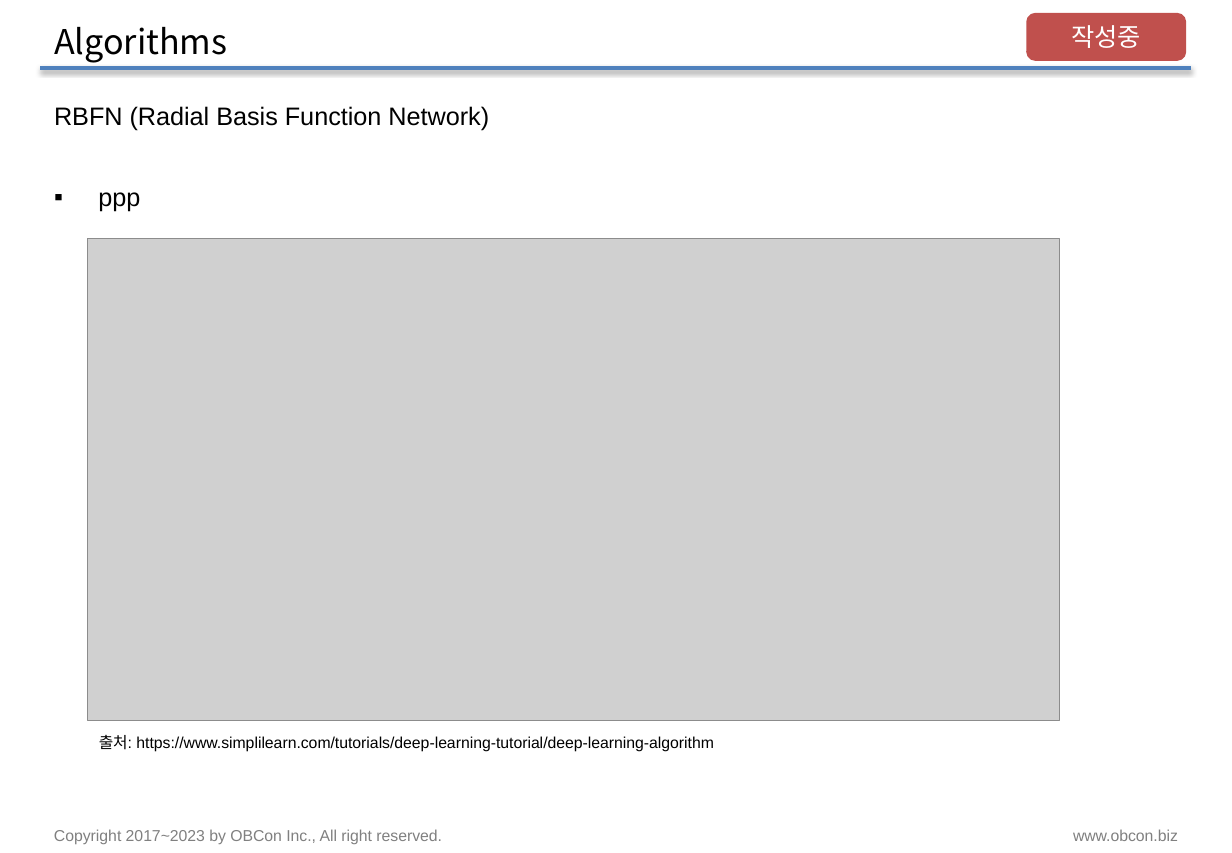
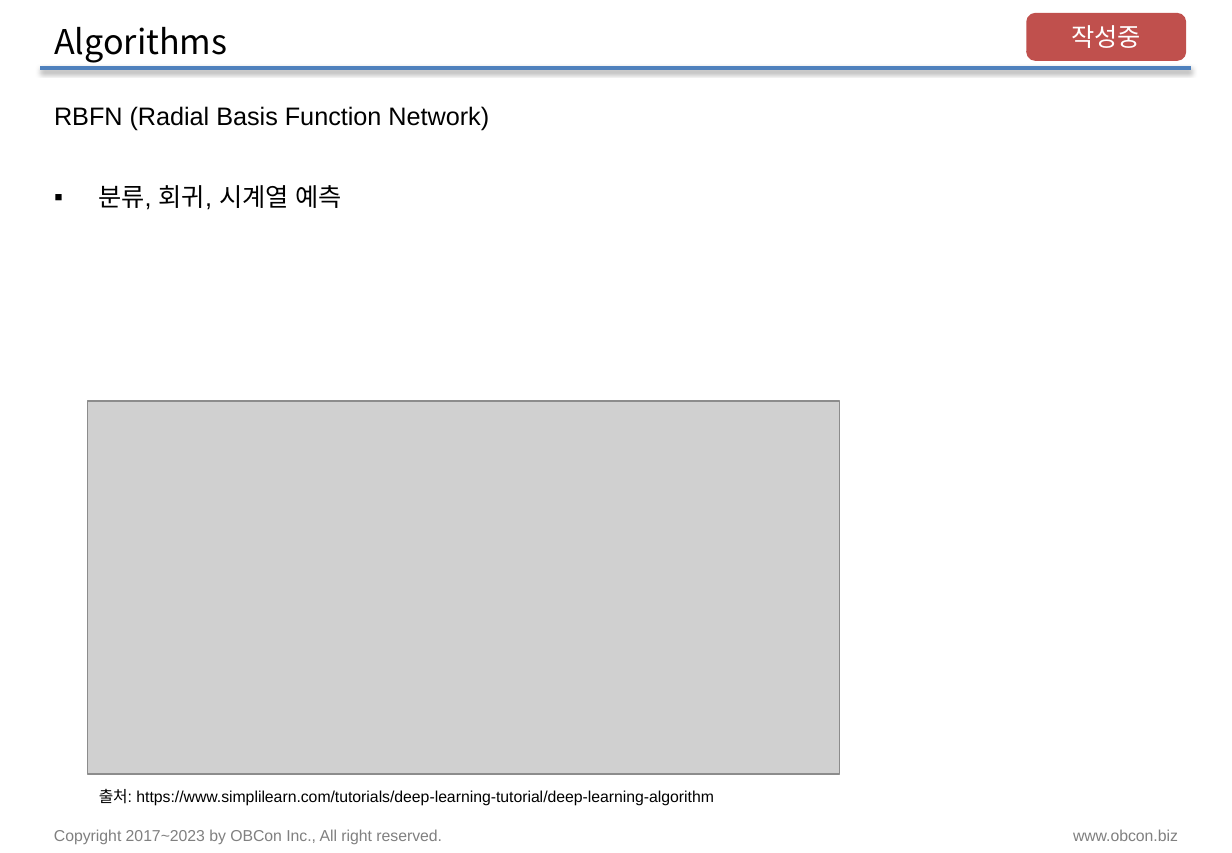
Before and after one commit to pnuskgh/EFriendExpert, a slide deck: slide 23 of laboratory/pnuskgh/docs/Deep_Learning.pptx. Drawn at 1232x853 pixels with LibreOffice and Linux fonts; fonts in the diff are those of the drawing; grey boxes stand for pictures. Boxes give left, top, right and bottom in pixels: in the first picture for what was removed or moved away, otherwise in the second. Text is boxed around its words. In the diff, an @@ line names an element or a change of style, - is before the commit and + after.

Commit message:
docs: update Deep Learning

```diff
--- a/laboratory/pnuskgh/docs/Deep_Learning.pptx
+++ b/laboratory/pnuskgh/docs/Deep_Learning.pptx
@@ text at bbox=[98, 185, 342, 210]: text changed @@
-▪ ppp
+▪ 분류, 회귀, 시계열 예측
@@ picture: place and size @@
-picture at bbox=[88, 239, 1059, 721]
+picture at bbox=[88, 402, 840, 775]
@@ text "출처: https://www.simplilearn.com/tutorials/deep-learning-tuto ...": place and size @@
-text "출처: https://www.simplilearn.com/tutorials/deep-learning-tuto ..." at bbox=[99, 735, 713, 752]
+text "출처: https://www.simplilearn.com/tutorials/deep-learning-tuto ..." at bbox=[99, 789, 713, 806]
```
Also in this commit, not shown: 11 other slides changed.
